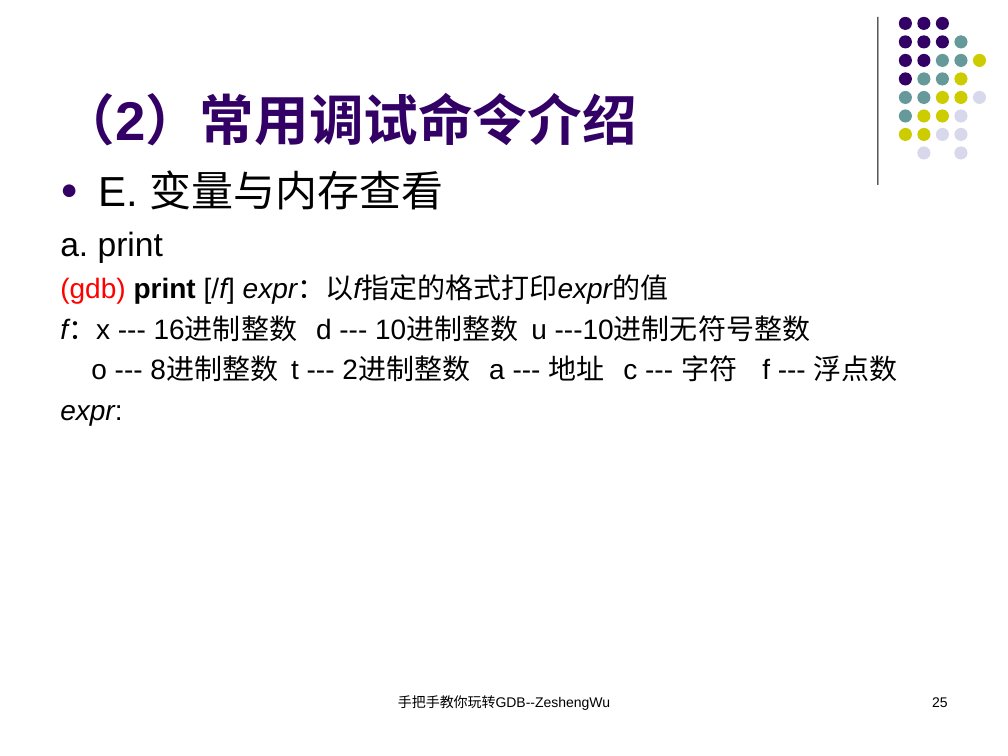
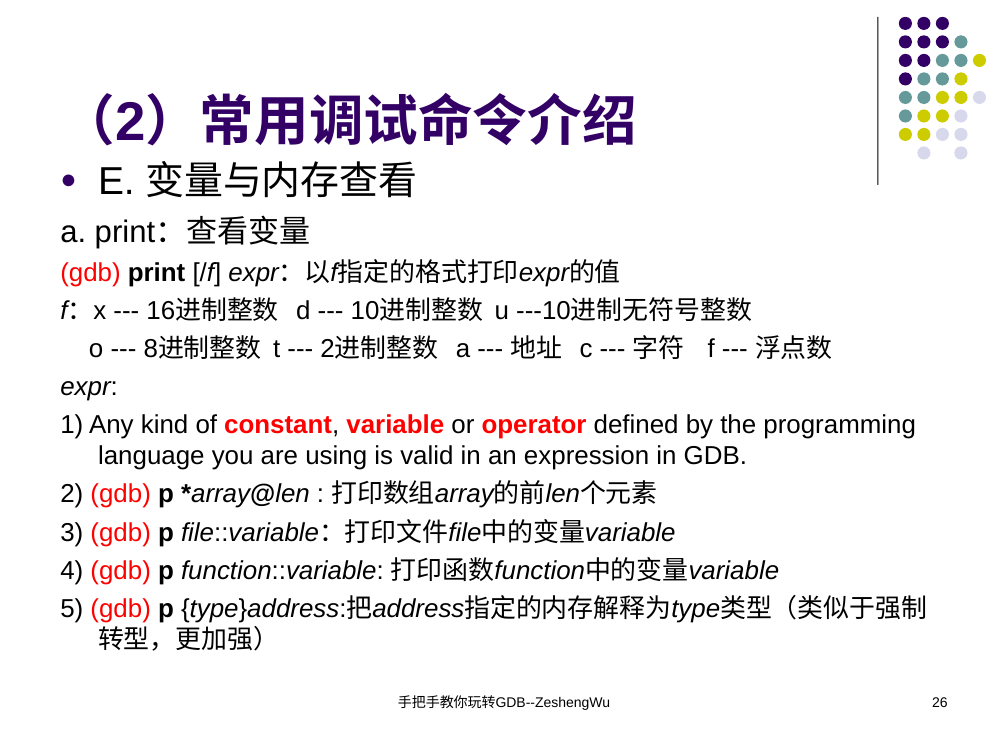
Before and after one commit to KublaikhanGeek/reactor, a slide deck: slide 26 of docs/手把手教你玩转GDB/手把手教你玩转GDB.ppt (slide 25 before the commit). Drawn at 1008x756 pixels with LibreOffice and Linux fonts; fonts in the diff are those of the drawing. Boxes give left, top, right and bottom in pixels: in the first picture for what was removed or moved away, otherwise in the second. Text is boxed around its words. In the diff, an @@ line names an element or a change of style, - is before the commit and + after.

```diff
--- a/docs/手把手教你玩转GDB/手把手教你玩转GDB.ppt
+++ b/docs/手把手教你玩转GDB/手把手教你玩转GDB.ppt
@@ text "E. 变量与内存查看": place and size @@
-text "E. 变量与内存查看" at <box>60,170,898,425</box>
+text "E. 变量与内存查看" at <box>60,161,927,651</box>
@@ text at <box>60,161,833,401</box>: size 30 to 27.8 pt in "E. 变量与内存查看"; size 20 to 18.5 pt in "(gdb) print [/f] expr：以f指定的格式打印expr的值", "f：x --- 16进制整数 d --- 10进制整数 u ...", "o --- 8进制整数 t --- 2进制整数 a ...", "expr:" @@
@@ text at <box>60,217,311,248</box>: text changed; size 24 to 22.2 pt @@
-a. print
+a. print：查看变量
@@ text at <box>60,414,927,651</box>: paragraphs added @@
+1) Any kind of constant, variable or operator defined by the programming language you are using is valid in an expression in GDB.
+2) (gdb) p *array@len : 打印数组array的前len个元素
+3) (gdb) p file::variable：打印文件file中的变量variable
+4) (gdb) p function::variable: 打印函数function中的变量variable
+5) (gdb) p {type}address:把address指定的内存解释为type类型（类似于强制转型，更加强）
@@ page number at <box>932,697,948,707</box>: text changed @@
-25
+26
```
Also in this commit, not shown: 4 other slides changed, 24 slides added, 1 other file.
